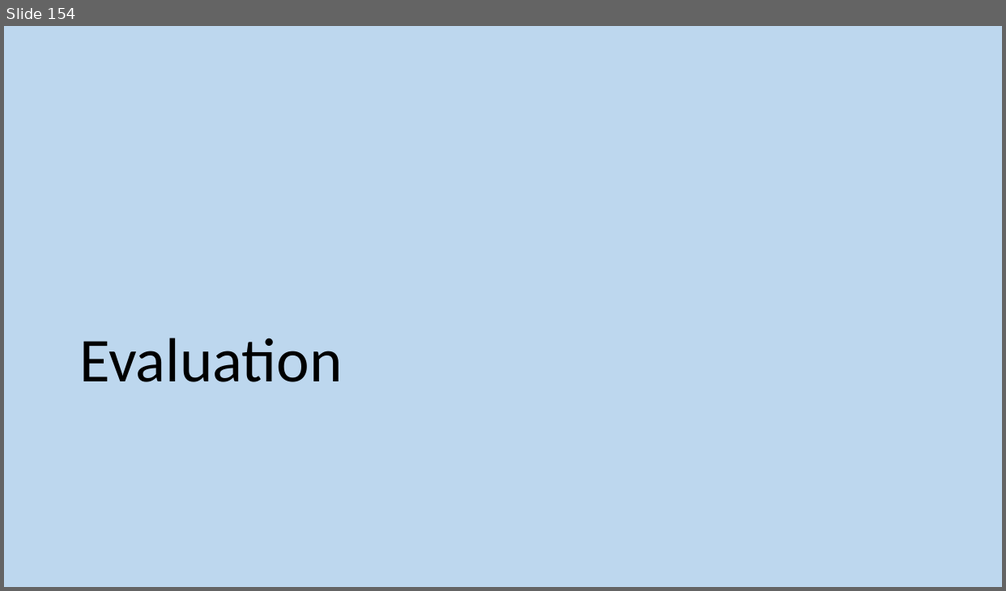
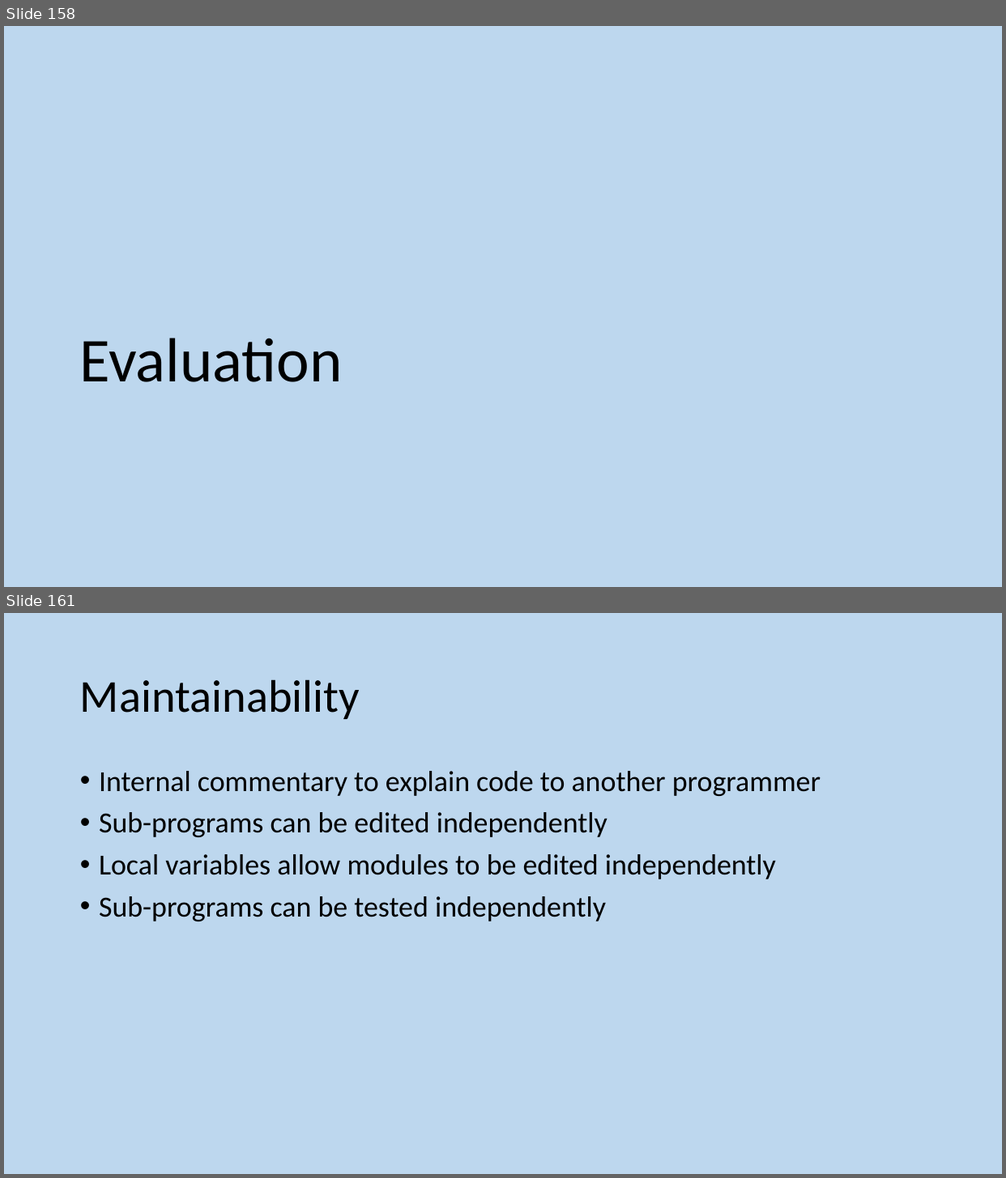
Before and after one commit to MrFriendCS/MrFriendCS.github.io, a slide deck: higher/sdd/H CS SDD Slides.pptx. Shown one above the other, each under a label of ours: slide 154 before the commit, slides 158 and 161 after it; the slides between them are not shown. The pictures are 1006x591 and 1006x1178 pixels, drawn with LibreOffice and Linux fonts; fonts in the diff are those of the drawing. Boxes give left, top, right and bottom in pixels: in the first picture for what was removed or moved away, otherwise in the second. Text is boxed around its words. In the diff, an @@ line names an element or a change of style, - is before the commit and + after.

```diff
--- a/higher/sdd/H CS SDD Slides.pptx
+++ b/higher/sdd/H CS SDD Slides.pptx
@@ slide 161 added at [4, 613, 1002, 1174], background #BDD7EE @@
@@ title added at [80, 679, 360, 719], 44 pt, text #000000 @@
+Maintainability
@@ text added at [99, 771, 820, 922], 28 pt, text #000000 @@
+• Internal commentary to explain code to another programmer
+• Sub-programs can be edited independently
+• Local variables allow modules to be edited independently
+• Sub-programs can be tested independently
@@ what was slide 154 is now slide 158 @@
```
Also in this commit, not shown: 5 slides changed, 9 other slides added, 4 slides removed.
